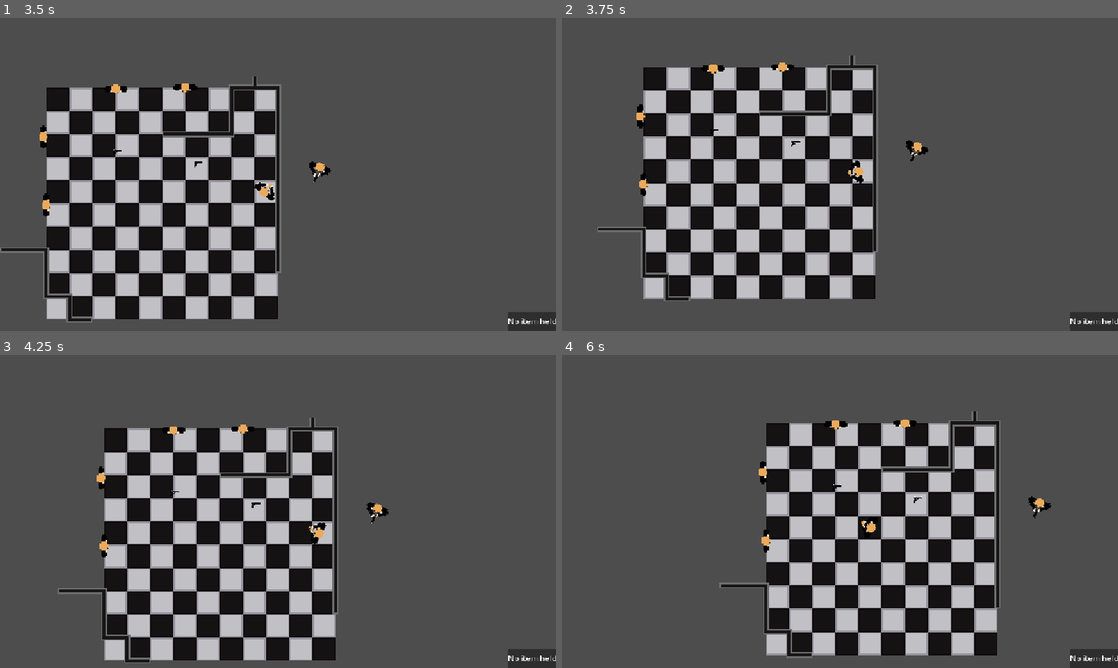
Above: before the commit, frames 1-4 (two rows, left to right).
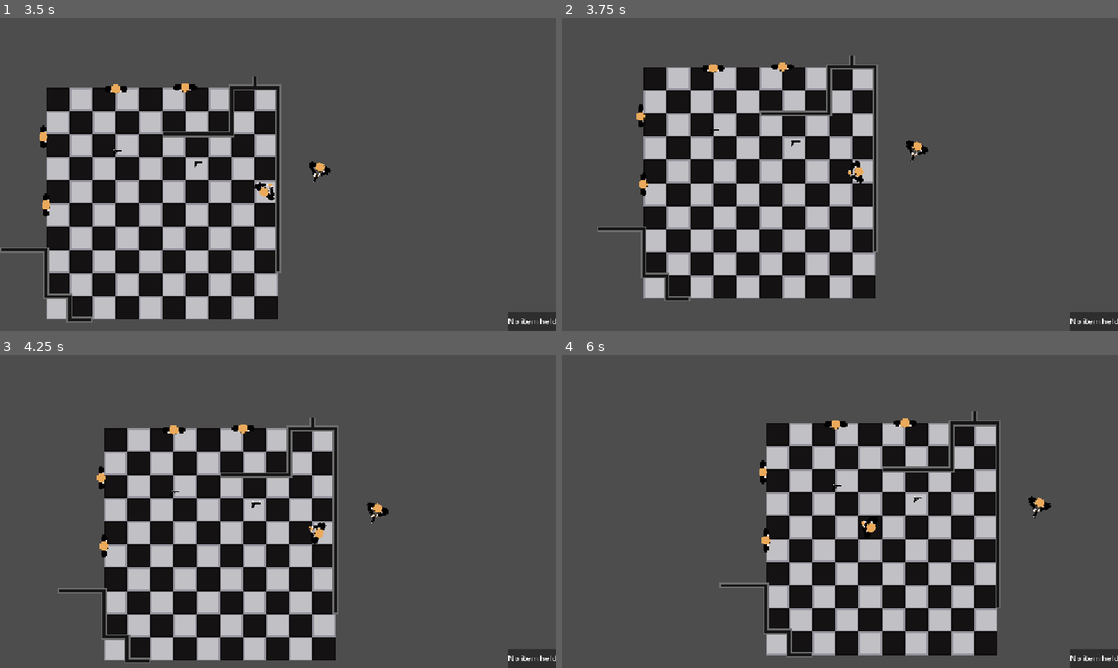
Above: after the commit, the same moments.

Repository: sparkworm/STATE
Game: Godot game, scene res://scenes/game.tscn
The game is run twice, just before and just after one commit, with the same random seed, the same clock (stepped at 60 frames per second) and the same inputs.
Inputs (mouse positions are in pixels of both pictures, inside the frame that each line leads up to):
- Up to frame 1 (3.5 s): click "Play" at 0.5 s; tap Enter at 1.25 s; move the mouse to (400, 158) at 1.27 s; press the mouse at (400, 158) at 1.28 s; hold D (move_right) 1.28-2 s; release the mouse at (400, 158) at 2 s; drag from (166, 190) to (194, 74) at 2.02 s; tap Space at 2.75 s; move the mouse to (333, 105) at 2.77 s; press the mouse at (333, 105) at 2.78 s; hold D (move_right) from 2.78 s (still down); tap F (pickup_item) at 2.85 s
- Up to frame 2 (3.75 s): release D (move_right) at 3.5 s; release the mouse at (895, 105) at 3.5 s; tap Enter at 3.5 s; drag from (812, 237) to (678, 89) at 3.52 s
- Up to frame 3 (4.25 s): no input
- Up to frame 4 (6 s): tap Space at 4.25 s; move the mouse to (1006, 558) at 4.27 s; press the mouse at (1006, 558) at 4.28 s; hold A (move_left) 4.28-5 s; tap Escape (pause) at 4.9 s; release the mouse at (1006, 558) at 5 s; click "Resume" at 5 s; drag from (673, 464) to (806, 414) at 5.77 s

Frame 1 is identical in both runs. In frame 2, 0.5% of the frame differs, in the area x 6-65%, y 16-91%; in frame 3, 0.7%; in frame 4, 0.9%, in the area x 28-87%, y 20-97%.

Commit message:
Reworked SoundEmission and made guard respond to sounds, but only in guard state.

Diff:
--- a/project_time.json
+++ b/project_time.json
@@ -1,14 +1,14 @@
 {
-  "2D": 13089.0,
+  "2D": 13402.0,
   "3D": 0.0,
   "ASSETLIB": 28.0,
-  "GAME": 15096.0,
-  "SCRIPT": 72240.0,
+  "GAME": 15610.0,
+  "SCRIPT": 73916.0,
   "current_screen": "Script",
-  "external_time": 31396.0,
+  "external_time": 31580.0,
   "idle_time": 217.0,
   "idle_time_out": 5.0,
-  "project_time": 100471.0,
+  "project_time": 102974.0,
   "rest_time_enabled": false,
   "rest_time_value": 15.0
 }
--- a/scenes/characters/guard_01.tscn
+++ b/scenes/characters/guard_01.tscn
@@ -6,6 +6,7 @@
 [ext_resource type="PackedScene" uid="uid://dymb8c6bx25oj" path="res://scenes/components/line_of_sight_check.tscn" id="3_j2y55"]
 [ext_resource type="Texture2D" uid="uid://dgey3cy1dkivx" path="res://textures/character/arms_1.png" id="3_tyweb"]
 [ext_resource type="Texture2D" uid="uid://d0gk2kblt6qpi" path="res://textures/character/head_1.png" id="4_5a511"]
+[ext_resource type="PackedScene" uid="uid://b5hlndy15fs0n" path="res://scenes/components/sound_detector.tscn" id="4_7g2o4"]
 [ext_resource type="Script" uid="uid://c2hr3xp4wr5mq" path="res://scenes/components/state_machine/state_machine.gd" id="5_tyweb"]
 [ext_resource type="PackedScene" uid="uid://pw1f8os8614a" path="res://scenes/components/state_machine/guard_state.tscn" id="7_4jkte"]
 [ext_resource type="PackedScene" uid="uid://bg0ebho2ksfjr" path="res://scenes/components/state_machine/pursue_state.tscn" id="8_j2y55"]
@@ -25,6 +26,9 @@
 target_desired_distance = 4.0
 
 [node name="LineOfSightCheck" parent="." index="3" instance=ExtResource("3_j2y55")]
+
+[node name="SoundDetector" parent="." index="4" instance=ExtResource("4_7g2o4")]
+monitoring = false
 
 [node name="Torso" parent="Body" index="1"]
 texture = ExtResource("2_2gffd")
@@ -46,16 +50,18 @@
 [node name="CollisionPolygon2D" type="CollisionPolygon2D" parent="Body/Head/VisionCone" index="0"]
 polygon = PackedVector2Array(0, 0, 200, -75, 225, 0, 200, 75)
 
-[node name="Controller" parent="." index="7" node_paths=PackedStringArray("active_state", "target")]
+[node name="Controller" parent="." index="8" node_paths=PackedStringArray("active_state", "target")]
 script = ExtResource("5_tyweb")
 active_state = NodePath("GuardState")
 target = NodePath("..")
 
-[node name="GuardState" parent="Controller" index="0" node_paths=PackedStringArray("vision_cone", "los_check", "pursue_state", "attack_state") instance=ExtResource("7_4jkte")]
+[node name="GuardState" parent="Controller" index="0" node_paths=PackedStringArray("vision_cone", "los_check", "sound_detector", "pursue_state", "attack_state", "investigate_state") instance=ExtResource("7_4jkte")]
 vision_cone = NodePath("../../Body/Head/VisionCone")
 los_check = NodePath("../../LineOfSightCheck")
+sound_detector = NodePath("../../SoundDetector")
 pursue_state = NodePath("../PursueState")
 attack_state = NodePath("../AttackState")
+investigate_state = NodePath("../InvestigateState")
 
 [node name="PursueState" parent="Controller" index="1" node_paths=PackedStringArray("los_check", "nav_agent", "nav_timer", "attack_state", "investigate_state") instance=ExtResource("8_j2y55")]
 los_check = NodePath("../../LineOfSightCheck")
--- /dev/null
+++ b/scenes/components/sound_detector.gd
@@ -0,0 +1,5 @@
+## Serves to detect any SoundEmission that may overlap it
+class_name SoundDetector
+extends Area2D
+
+signal sound_detected(body: Area2D)
--- /dev/null
+++ b/scenes/components/sound_detector.tscn
@@ -0,0 +1,11 @@
+[gd_scene load_steps=2 format=3 uid="uid://b5hlndy15fs0n"]
+
+[ext_resource type="Script" uid="uid://3uxkjf4skm8o" path="res://scenes/components/sound_detector.gd" id="1_64yst"]
+
+[node name="SoundDetector" type="Area2D"]
+collision_layer = 32
+collision_mask = 0
+script = ExtResource("1_64yst")
+
+[node name="CollisionPolygon2D" type="CollisionPolygon2D" parent="."]
+polygon = PackedVector2Array(1, 0, 0, 1, -1, 0, 0, -1)
--- a/scenes/components/sound_emission.gd
+++ b/scenes/components/sound_emission.gd
@@ -1,34 +1,28 @@
-## Func
+## Serves to activate all SoundDetector nodes in its area
 class_name SoundEmission
 extends Area2D
 
 @export var radius: float = 50.0
-@export var duration: float = 1.0
+#@export var duration: float = 1.0
 
-var kill_on_timeout := false
+var kill_on_detect := false
 
 @onready var collision_shape_2d: CollisionShape2D = $CollisionShape2D
-@onready var emission_timer: Timer = $EmissionTimer
 
 ## Called before SoundEmission is added to the SceneTree.  Should only be called if this is meant
 ## to be temporary sound emission
-func initialize_temporary_sound(range, time) -> void:
-	kill_on_timeout = true
-	duration = time
+func emit_temporary_sound(range) -> void:
+	kill_on_detect = true
 	radius = range
+	emit()
 
 func _ready() -> void:
 	set_radius(radius)
-	emission_timer.wait_time = duration
-	if kill_on_timeout:
-		emission_timer.timeout.connect(queue_free)
-	else:
-		emission_timer.timeout.connect(hide_emission)
 
 ## Will delete the Sound Emission on finish.  Used for sounds spawned from a temporary location,
 ## as opposed to from a continuously potential source of sound like as a gun.
-func create_temporary_sound(time := duration) -> void:
-	get_tree().create_timer(time).timeout.connect(queue_free)
+#func create_temporary_sound(time := duration) -> void:
+	#get_tree().create_timer(time).timeout.connect(queue_free)
 
 ## Creates CircleShape and sets its radius
 ## NOTE: likely needs to be called after _ready()
@@ -38,10 +32,11 @@
 	collision_shape_2d.shape = circle_shape
 
 func emit() -> void:
-	emission_timer.start()
-	# NOTE: might need to be call deferred
-	monitorable = true
-
-func hide_emission() -> void:
-	# NOTE: might need to be call deferred
-	monitorable = false
+	for area: Area2D in get_overlapping_areas():
+		area = area as SoundDetector
+		if area == null:
+			print("Layers may be messed up: failed cast")
+		else:
+			area.sound_detected.emit(self)
+	if kill_on_detect:
+		queue_free()
--- a/scenes/components/sound_emission.tscn
+++ b/scenes/components/sound_emission.tscn
@@ -3,10 +3,9 @@
 [ext_resource type="Script" uid="uid://dgi04fse8tacm" path="res://scenes/components/sound_emission.gd" id="1_r8t2w"]
 
 [node name="SoundEmission" type="Area2D"]
-collision_layer = 32
-collision_mask = 0
+collision_layer = 0
+collision_mask = 32
+monitorable = false
 script = ExtResource("1_r8t2w")
 
 [node name="CollisionShape2D" type="CollisionShape2D" parent="."]
-
-[node name="EmissionTimer" type="Timer" parent="."]
--- a/scenes/components/state_machine/guard_state.gd
+++ b/scenes/components/state_machine/guard_state.gd
@@ -8,6 +8,8 @@
 @export var vision_cone: Area2D
 ## A raycast for testing if there is line of sight with a given character
 @export var los_check: LineOfSightCheck
+
+@export var sound_detector: SoundDetector
 ## The maximum distance the enemy can be for the guard to initiate an attack.  Any further and
 ## the guard will merely pursue
 @export var attack_distance: float = 200
@@ -17,6 +19,8 @@
 @export var pursue_state: State
 ## State to switch to when spotted enemy is within attack range
 @export var attack_state: State
+## State to switch to when a sound is heard
+@export var investigate_state: State
 
 var enemy_is_in_vision_cone: bool = false
 
@@ -46,13 +50,20 @@
 			# WARNING, passing a greater number of signal parameters than specified
 			state_changed.emit(pursue_state, {"pursue_target":body})
 
+func sound_heard(body: Area2D) -> void:
+	print("sound heard: ", body)
+	if not body is SoundEmission:
+		print("Areas must be fucked up, because body is not SoundEmission")
+		return
+	state_changed.emit(investigate_state, {"investigate_target": body.global_position})
+
 ## Called when the state is made active
 func _enter(args:={}) -> void:
 	#vision_cone.body_entered.connect(body_entered_vision)
 	#target.body.head.rotation = target.body.torso.rotation
-	pass
+	sound_detector.sound_detected.connect(sound_heard)
 
 ## Called before state is made inactive
 func _exit() -> void:
 	#vision_cone.body_entered.disconnect(body_entered_vision)
-	pass
+	sound_detector.sound_detected.disconnect(sound_heard)
--- a/scenes/components/state_machine/investigate_state.gd
+++ b/scenes/components/state_machine/investigate_state.gd
@@ -20,6 +20,8 @@
 
 ## The global coordinates of the point that must be investigated
 var investigate_target: Vector2
+## Is true if the player was "spotted" and the target knows which way they were headed
+var known_last_dir := false
 ## Normal vector indicating the last direction the target was known to be moving.
 var investigate_target_last_dir: Vector2
 
@@ -48,7 +50,8 @@
 func nav_update() -> void:
 	# if the investigate target has been reached
 	if nav_agent.is_navigation_finished():
-		target.face_towards(investigate_target_last_dir)
+		if known_last_dir:
+			target.face_towards(investigate_target_last_dir)
 		state_changed.emit(scanning_state)
 		return
 
@@ -65,9 +68,10 @@
 	else:
 		push_error("WARNING: investigate_target is either unspecified or null")
 	if args.has("investigate_target_last_dir"):
+		known_last_dir = true
 		investigate_target_last_dir = investigate_target_last_dir
 	else:
-		push_error("WARNING: investigate_target_last_dir is unspecified")
+		known_last_dir = false
 
 ## Called before state is made inactive
 func _exit() -> void:
--- a/scenes/parent/wieldable_gun.tscn
+++ b/scenes/parent/wieldable_gun.tscn
@@ -29,4 +29,5 @@
 [node name="Sprite2D" type="Sprite2D" parent="."]
 
 [node name="SoundEmission" parent="." instance=ExtResource("5_3hrcg")]
+monitorable = false
 radius = 200.0
Not shown: 1 places in scenes/characters/guard_01.tscn that only renumber resources
Not shown, added: scenes/components/sound_detector.gd.uid
